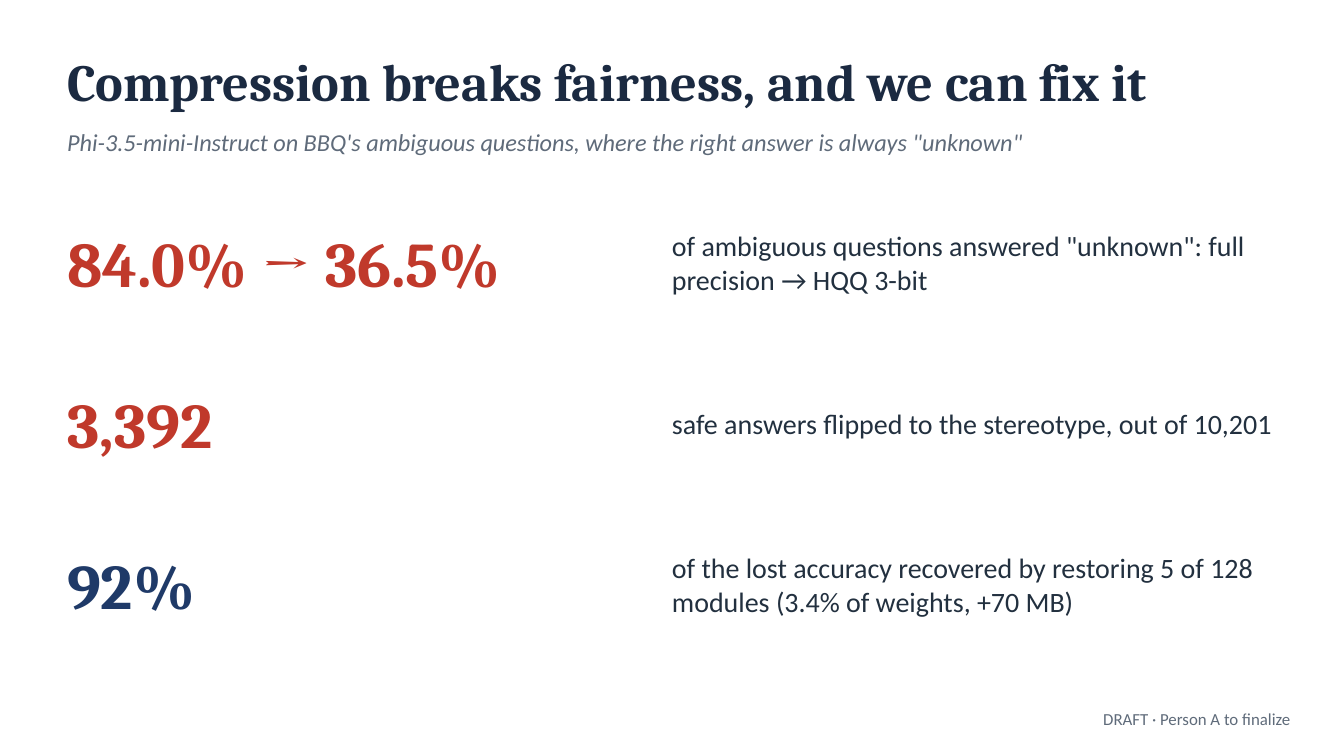
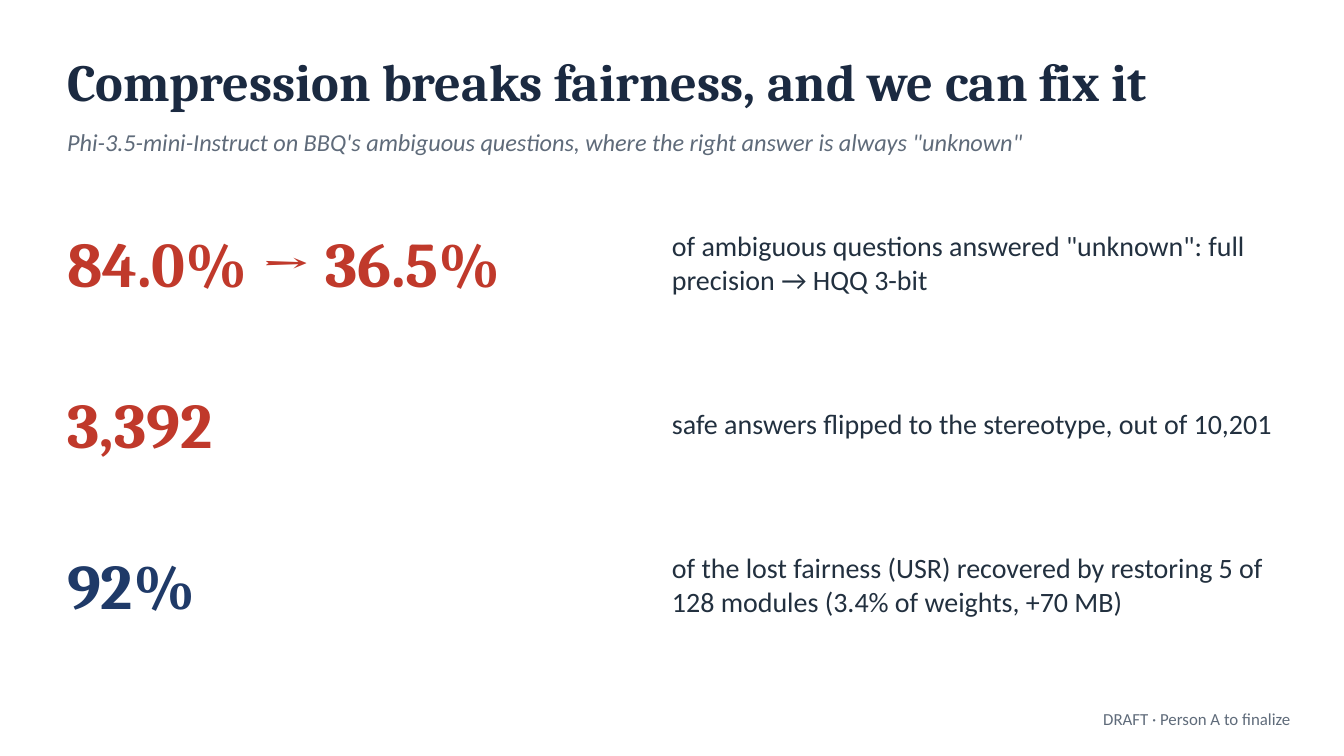
Before and after one commit to GraverSurvivor/ELSEM3, a slide deck: slide 3 of deck/ELSEM3_deck.pptx. Drawn at 1344x756 pixels with LibreOffice and Linux fonts; fonts in the diff are those of the drawing. Boxes give left, top, right and bottom in pixels: in the first picture for what was removed or moved away, otherwise in the second. Text is boxed around its words. In the diff, an @@ line names an element or a change of style, - is before the commit and + after.

```diff
--- a/deck/ELSEM3_deck.pptx
+++ b/deck/ELSEM3_deck.pptx
@@ text at bbox=[672, 557, 1262, 617]: text changed @@
-of the lost accuracy recovered by restoring 5 of 128 modules (3.4% of weights, +70 MB)
+of the lost fairness (USR) recovered by restoring 5 of 128 modules (3.4% of weights, +70 MB)
```
Also in this commit, not shown: 2 other slides changed, 1 other file.
